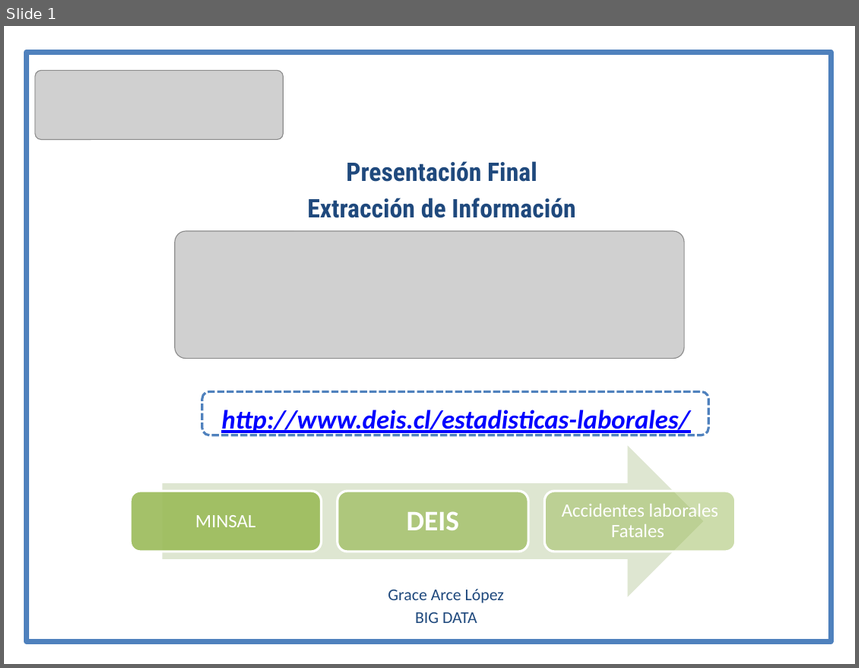
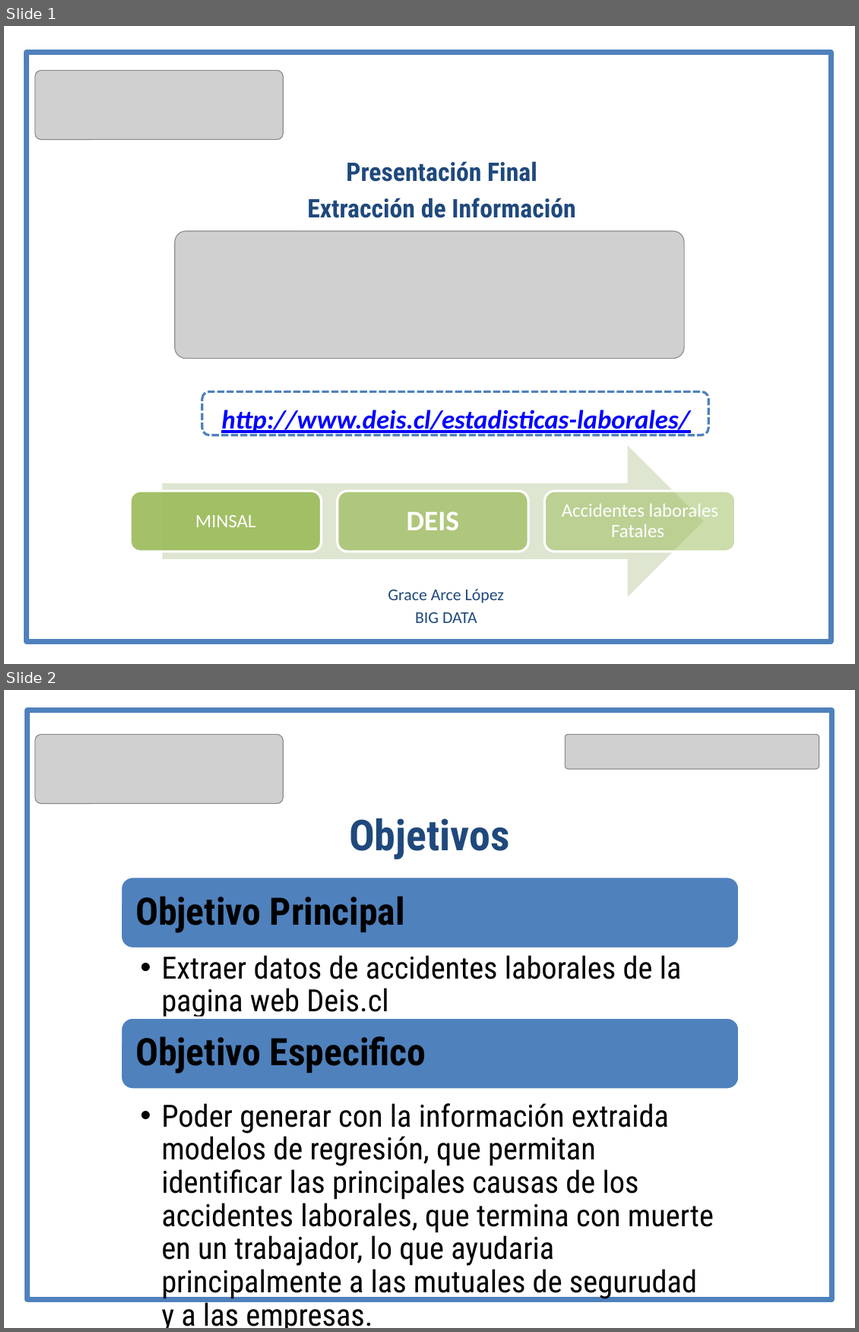
Before and after one commit to GraceArceLopez/Accidentes-Laborales, a slide deck: Ministerio de salud-DEIS (Final).pptx. Shown one above the other, each under a label of ours: slide 1 before the commit, slides 1 and 2 after it. The pictures are 859x668 and 859x1332 pixels, drawn with LibreOffice and Linux fonts; fonts in the diff are those of the drawing; grey boxes stand for pictures. Boxes give left, top, right and bottom in pixels: in the first picture for what was removed or moved away, otherwise in the second. Text is boxed around its words. In the diff, an @@ line names an element or a change of style, - is before the commit and + after.

```diff
--- a/Ministerio de salud-DEIS (Final).pptx
+++ b/Ministerio de salud-DEIS (Final).pptx
@@ slide 2 added at (x1=4, y1=690, x2=855, y2=1328), background #FFFFFF @@
@@ rectangle added at (x1=28, y1=711, x2=832, y2=1300), fill #FFFFFF, outline #4F81BD 4.5 pt @@
@@ picture added at (x1=35, y1=734, x2=283, y2=803) @@
@@ picture added at (x1=565, y1=734, x2=819, y2=769) @@
@@ text added at (x1=349, y1=818, x2=509, y2=859), 36 pt, text #1F497D, bold @@
+Objetivos
@@ group added at (x1=120, y1=877, x2=740, y2=1328): 4 texts, 2 rounded rectangles @@
+Objetivo Principal
+  •• Extraer datos de accidentes laborales de la pagina web Deis.cl
+Objetivo Especifico
+  •• Poder generar con la información extraida modelos de regresión, que permitan identificar las principales causas de los accidentes laborales, que termina con muerte en un trabajador, lo que ayudaria principalmente a las mutuales de segurudad y a las empresas.
```
Also in this commit, not shown: 5 slides changed.
